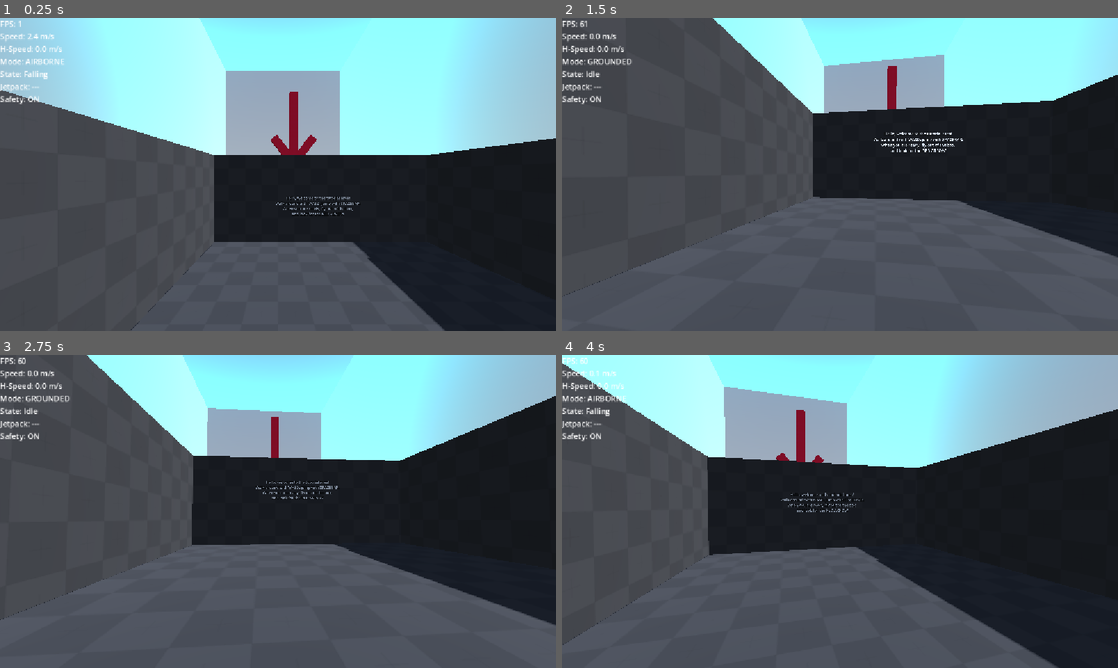
Above: before the commit, frames 1-4 (two rows, left to right).
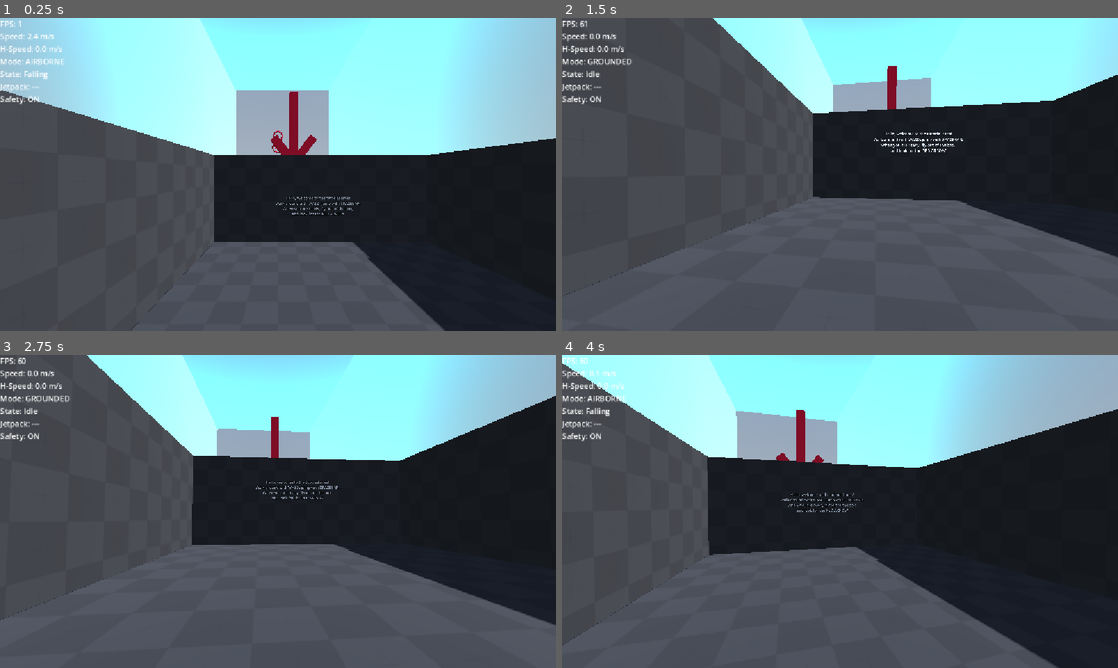
Above: after the commit, the same moments.

Repository: kaileh57/Space-Game
Game: Godot game, scene res://demo_scenes/demo.tscn
Two runs of this game, one before a commit and one after it. Both use one fixed random seed, a clock stepped at 60 frames per second and the inputs below. A sky picture missing from this copy of the repository is replaced by a grey-blue gradient.
Inputs (mouse positions are in pixels of both pictures, inside the frame that each line leads up to):
- Up to frame 1 (0.25 s): no input
- Up to frame 2 (1.5 s): tap Enter (ui_accept) at 0.5, 0.77, 1.25 s; move the mouse to (867, 174) at 0.52 s; tap A (a) at 0.6 s; tap D (d) at 0.8, 1.35 s; move the mouse to (812, 174) at 1.27 s
- Up to frame 3 (2.75 s): tap Enter (ui_accept) at 1.52, 2 s; tap E (e) at 1.55, 2.1 s; move the mouse to (289, 505) at 2.02 s; tap Q (q) at 2.3 s
- Up to frame 4 (4 s): tap Enter (ui_accept) at 2.75, 3.02, 3.5, 3.77 s; move the mouse to (834, 517) at 2.77 s; tap Q (q) at 2.85 s; tap S (s) at 3.05, 3.6 s; move the mouse to (878, 514) at 3.52 s; hold Space (space) from 3.53 s (still down)

The runs differ from the first frame. In frame 1, 2.1% of the frame differs, in the area x 40-62%, y 16-44%; in frame 2, 1.7%; in frame 3, 1.6%; in frame 4, 2.0%.

Commit message:
Update demo.tscn

Diff:
--- a/space-game/demo_scenes/demo.tscn
+++ b/space-game/demo_scenes/demo.tscn
@@ -34,7 +34,7 @@
 uv1_triplanar = true
 
 [sub_resource type="BoxShape3D" id="BoxShape3D_dogi7"]
-size = Vector3(100, 50, 50)
+size = Vector3(120, 50, 50)
 
 [node name="Demo" type="Node3D" unique_id=422930519]
 
@@ -80,6 +80,19 @@
 shaded = true
 text = "JETPACK!!!"
 font_size = 64
+
+[node name="Label3D2" type="Label3D" parent="Orange" unique_id=900663451]
+transform = Transform3D(1, 0, 0, 0, 1, 0, 0, 0, 1, 11.413328, 3.2943478, 1.6944096)
+billboard = 2
+shaded = true
+text = "Nice job making it to the end of the gravity tutorial!
+Next you will be learning how to float around in space
+Outside of the blue shimmer, there is no gravity
+Look around, and the WASD, SPACE and SHIFT keys
+will move you relative to what you're looking at
+You can also use E&Q to roll
+
+Head for the rings"
 
 [node name="Red" type="CSGCombiner3D" parent="." unique_id=2024108917]
 material_override = SubResource("StandardMaterial3D_0vdwl")
@@ -108,6 +121,48 @@
 you can jump out of slides for extra speed!
 follow the orange line"
 
+[node name="Label3D3" type="Label3D" parent="Red" unique_id=2009033597]
+transform = Transform3D(1, 0, 0, 0, 1, 0, 0, 0, 1, 49.129616, -10.20019, -8.482355)
+billboard = 2
+shaded = true
+text = "WOW that was pretty epic"
+font_size = 128
+
+[node name="CSGTorus3D" type="CSGTorus3D" parent="Red" unique_id=292380860]
+transform = Transform3D(-0.030433886, -0.99953675, 0, 0.99953675, -0.030433886, 0, 0, 0, 1, 36.14092, 9.71928, 0)
+inner_radius = 3.5171266
+outer_radius = 4.4923267
+
+[node name="CSGTorus3D2" type="CSGTorus3D" parent="Red" unique_id=230272920]
+transform = Transform3D(-0.62812614, -0.77811164, 0, 0.77811164, -0.62812614, 0, 0, 0, 1, 54.7912, 23.551813, 0)
+inner_radius = 3.5171266
+outer_radius = 4.4923267
+
+[node name="CSGTorus3D3" type="CSGTorus3D" parent="Red" unique_id=380774283]
+transform = Transform3D(-0.19875225, -0.9800498, 0, 0.9800498, -0.19875225, 0, 0, 0, 1, 88.08706, 38.08982, 0)
+inner_radius = 3.5171266
+outer_radius = 4.4923267
+
+[node name="CSGTorus3D4" type="CSGTorus3D" parent="Red" unique_id=425968194]
+transform = Transform3D(-0.19875225, -0.9800498, 0, 0.9800498, -0.19875225, 0, 0, 0, 1, 149.3373, 38.08982, 0)
+inner_radius = 3.5171266
+outer_radius = 4.4923267
+
+[node name="CSGTorus3D5" type="CSGTorus3D" parent="Red" unique_id=412635294]
+transform = Transform3D(0.07372318, -0.10359687, 0.99188334, 0.81475353, 0.57980734, 0, -0.57510126, 0.80814046, 0.12715118, 175.5447, 21.335026, -29.485497)
+inner_radius = 3.5171266
+outer_radius = 4.4923267
+
+[node name="CSGTorus3D6" type="CSGTorus3D" parent="Red" unique_id=258622040]
+transform = Transform3D(-0.5797932, 0.8147337, -0.006998703, 0.81475353, 0.57980734, -7.3901067e-09, 0.0040578768, -0.0057021976, -0.9999756, 87.12877, -9.303158, -29.485497)
+inner_radius = 3.5171266
+outer_radius = 4.4923267
+
+[node name="CSGTorus3D7" type="CSGTorus3D" parent="Red" unique_id=20641691]
+transform = Transform3D(-0.019168258, 0.9997996, -0.0057790037, 0.999808, 0.019191116, 0.0039477795, 0.0040578768, -0.0057021976, -0.9999756, 62.960228, -9.303158, -10.790846)
+inner_radius = 3.5171266
+outer_radius = 4.4923267
+
 [node name="Black" type="CSGCombiner3D" parent="." unique_id=1252388298]
 material_override = SubResource("StandardMaterial3D_k6eo2")
 use_collision = true
@@ -142,6 +197,7 @@
 and look for the RED ARROW"
 
 [node name="GravityArea" parent="Black" unique_id=29415861 instance=ExtResource("3_dogi7")]
-transform = Transform3D(1, 0, 0, 0, 1, 0, 0, 0, 1, -50.59812, 24.850464, 2.2427864)
+transform = Transform3D(1, 0, 0, 0, 1, 0, 0, 0, 1, -40.203907, 24.850464, 2.2427864)
 grav = Vector3(0, -10, 0)
 target_shape = SubResource("BoxShape3D_dogi7")
+metadata/_edit_lock_ = true
